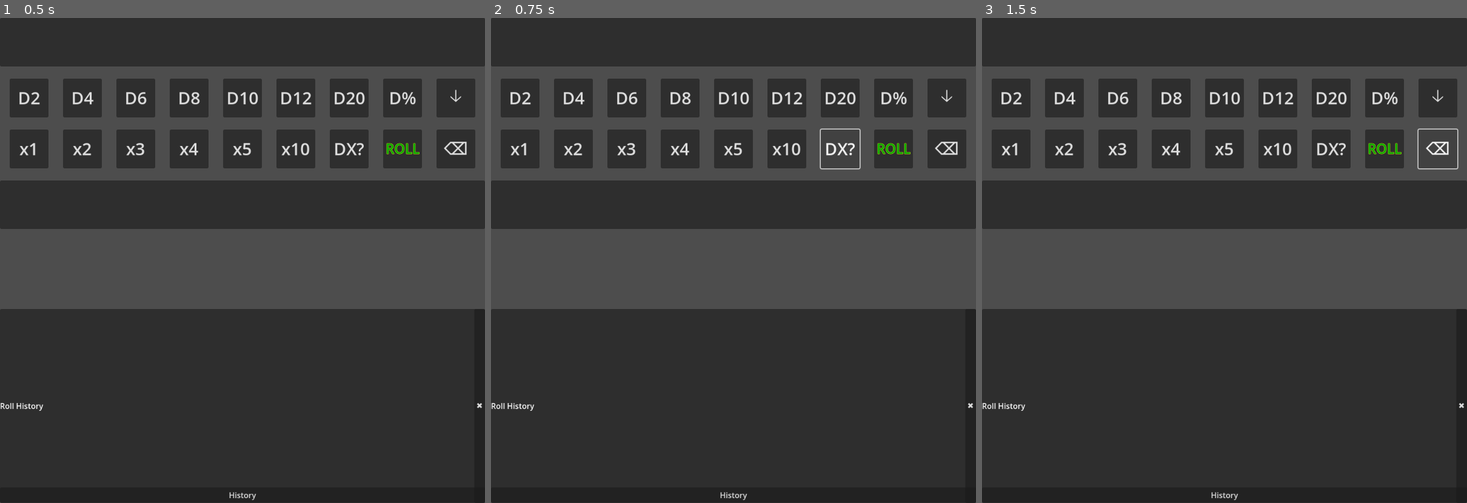
Above: before the commit, frames 1-3 (left to right).
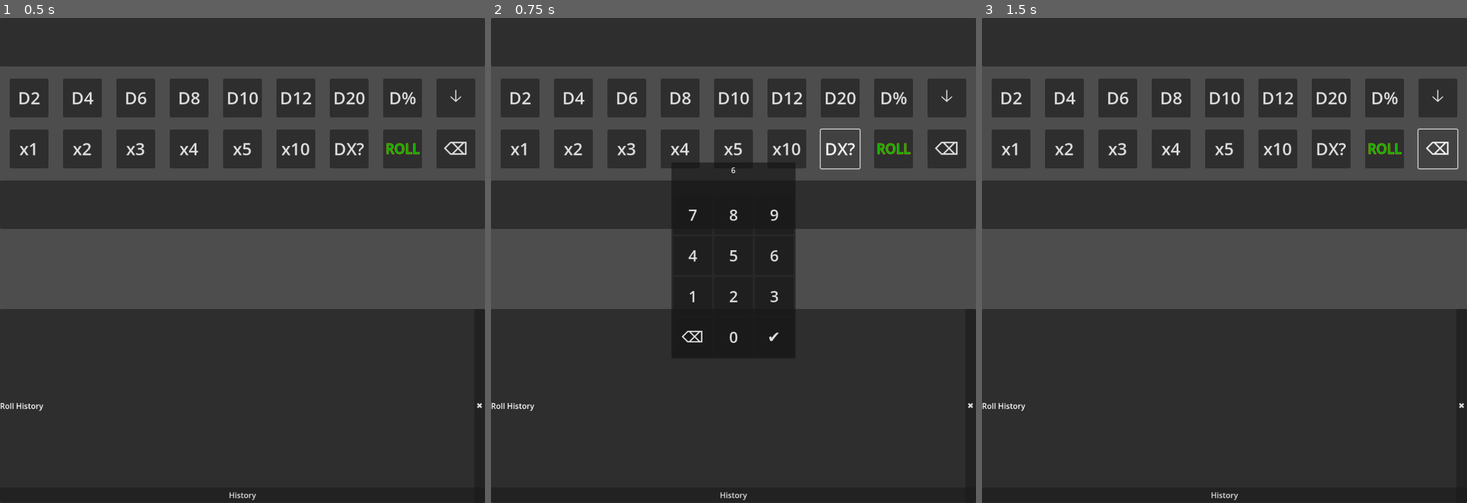
Above: after the commit, the same moments.

Repository: FromAriel/Experiments
Game: Godot game, scene res://main.tscn
Two runs of this game, one before a commit and one after it. Both use one fixed random seed, a clock stepped at 60 frames per second and the inputs below.
Inputs:
- Up to frame 1 (0.5 s): no input
- Up to frame 2 (0.75 s): click "DX?" at 0.5 s
- Up to frame 3 (1.5 s): click "⌫" at 1.25 s

Frame 1 is identical in both runs. In frame 2, 5.0% of the frame differs, in the area x 37-63%, y 29-67%; in frame 3, nothing differs.

Commit message:
feat(livedie): add custom die input and delete

Diff:
--- a/LIVEdie/scripts/quick_roll_bar.gd
+++ b/LIVEdie/scripts/quick_roll_bar.gd
@@ -31,6 +31,12 @@
 var qrb_long_press_triggered: bool = false
 var qrb_long_press_button: Control
 
+var qrb_faces_panel: PopupPanel
+var qrb_faces_label: Label
+var qrb_faces_value: int = 6
+var qrb_faces_replace: bool = false
+var qrb_faces_commit: bool = false
+
 @onready var qrb_chip_box: HBoxContainer = $QueueRow/HScroll/DiceChips
 @onready var qrb_history_button: Button = $"../HistoryButton"
 @onready var qrb_history_panel: RollHistoryPanel = $"../RollHistoryPanel"
@@ -46,6 +52,9 @@
     $PreviewDialog.confirmed.connect(_on_preview_confirmed)
     $DialSpinner.confirmed.connect(_on_spinner_confirmed)
     qrb_history_button.pressed.connect(_on_history_pressed)
+    $RepeaterRow/DelButton.pressed.connect(_on_del_pressed)
+    $RepeaterRow/DieX.pressed.connect(_on_die_x_pressed)
+    _build_custom_panel()
 
 
 func _connect_dice_buttons(row: HBoxContainer) -> void:
@@ -233,3 +242,102 @@
     qrb_queue.clear()
     qrb_last_faces = 0
     _update_queue_display()
+
+
+func _on_del_pressed() -> void:
+    if qrb_queue.is_empty():
+        return
+    qrb_queue.pop_back()
+    if qrb_queue.is_empty():
+        qrb_last_faces = 0
+    else:
+        qrb_last_faces = qrb_queue[-1]["faces"]
+    _update_queue_display()
+
+
+func _on_die_x_pressed() -> void:
+    qrb_faces_replace = true
+    qrb_faces_value = qrb_faces_value if qrb_faces_value > 0 else 6
+    _update_faces_label()
+    qrb_faces_panel.popup_centered()
+
+
+func _on_faces_key(ch: String) -> void:
+    var s := str(qrb_faces_value)
+    if qrb_faces_replace:
+        s = ch
+        qrb_faces_replace = false
+    else:
+        if s == "0":
+            s = ch
+        else:
+            s += ch
+    qrb_faces_value = clamp(int(s), 0, 9999)
+    _update_faces_label()
+
+
+func _on_faces_del() -> void:
+    if qrb_faces_replace or str(qrb_faces_value) == "0":
+        qrb_faces_panel.hide()
+        return
+    var s := str(qrb_faces_value)
+    s = s.substr(0, s.length() - 1)
+    if s == "":
+        s = "0"
+    qrb_faces_value = int(s)
+    _update_faces_label()
+
+
+func _on_faces_ok() -> void:
+    if qrb_faces_value == 0:
+        qrb_faces_panel.hide()
+        return
+    qrb_faces_commit = true
+    qrb_faces_panel.hide()
+
+
+func _on_faces_panel_hide() -> void:
+    if qrb_faces_commit:
+        qrb_faces_commit = false
+        var faces := qrb_faces_value
+        qrb_last_faces = faces
+        _add_die(faces, 1)
+
+
+func _update_faces_label() -> void:
+    if qrb_faces_label:
+        qrb_faces_label.text = str(qrb_faces_value)
+
+
+func _build_custom_panel() -> void:
+    qrb_faces_panel = PopupPanel.new()
+    qrb_faces_panel.hide()
+    qrb_faces_panel.popup_hide.connect(_on_faces_panel_hide)
+    qrb_faces_label = Label.new()
+    qrb_faces_label.custom_minimum_size.y = 60
+    qrb_faces_label.horizontal_alignment = HORIZONTAL_ALIGNMENT_CENTER
+    var vbox := VBoxContainer.new()
+    vbox.add_child(qrb_faces_label)
+    var grid := GridContainer.new()
+    grid.columns = 3
+    vbox.add_child(grid)
+    var order := ["7", "8", "9", "4", "5", "6", "1", "2", "3", "DEL", "0", "OK"]
+    for key in order:
+        var btn := Button.new()
+        btn.custom_minimum_size = Vector2(80, 80)
+        btn.add_theme_font_size_override("font_size", 32)
+        if key == "DEL":
+            btn.text = "\u232b"
+        elif key == "OK":
+            btn.text = "\u2714"
+        else:
+            btn.text = key
+        grid.add_child(btn)
+        if key.is_valid_int():
+            btn.pressed.connect(_on_faces_key.bind(key))
+        elif key == "OK":
+            btn.pressed.connect(_on_faces_ok)
+        else:
+            btn.pressed.connect(_on_faces_del)
+    qrb_faces_panel.add_child(vbox)
+    add_child(qrb_faces_panel)
